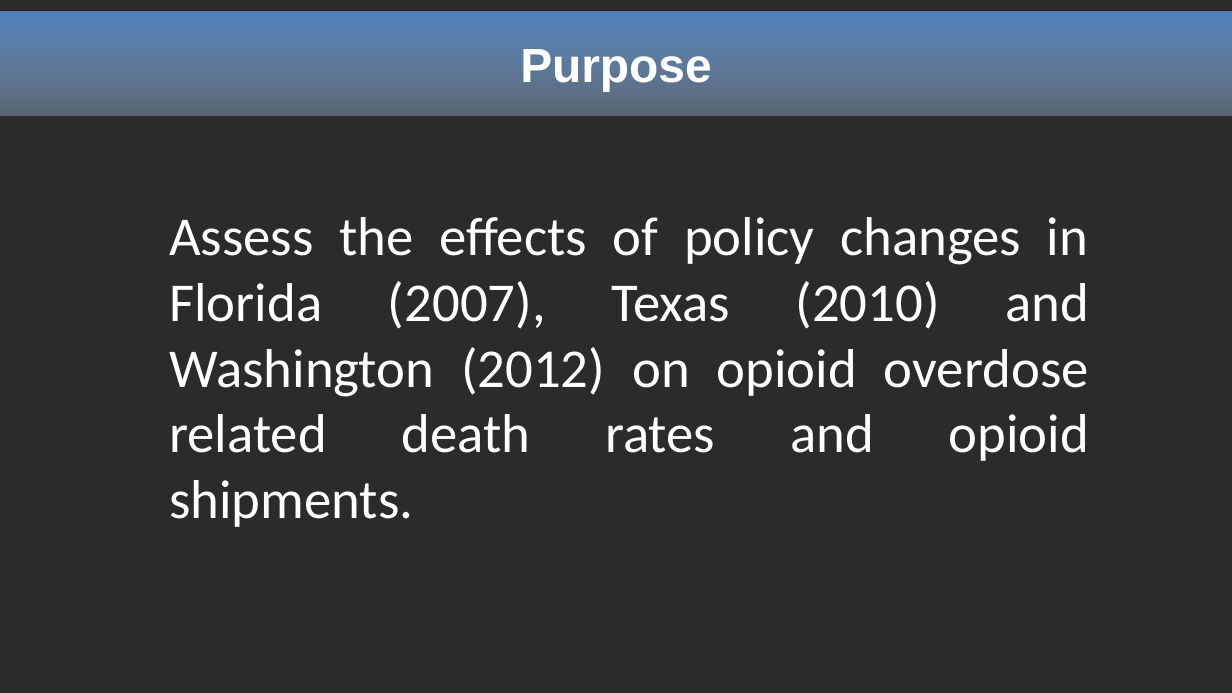
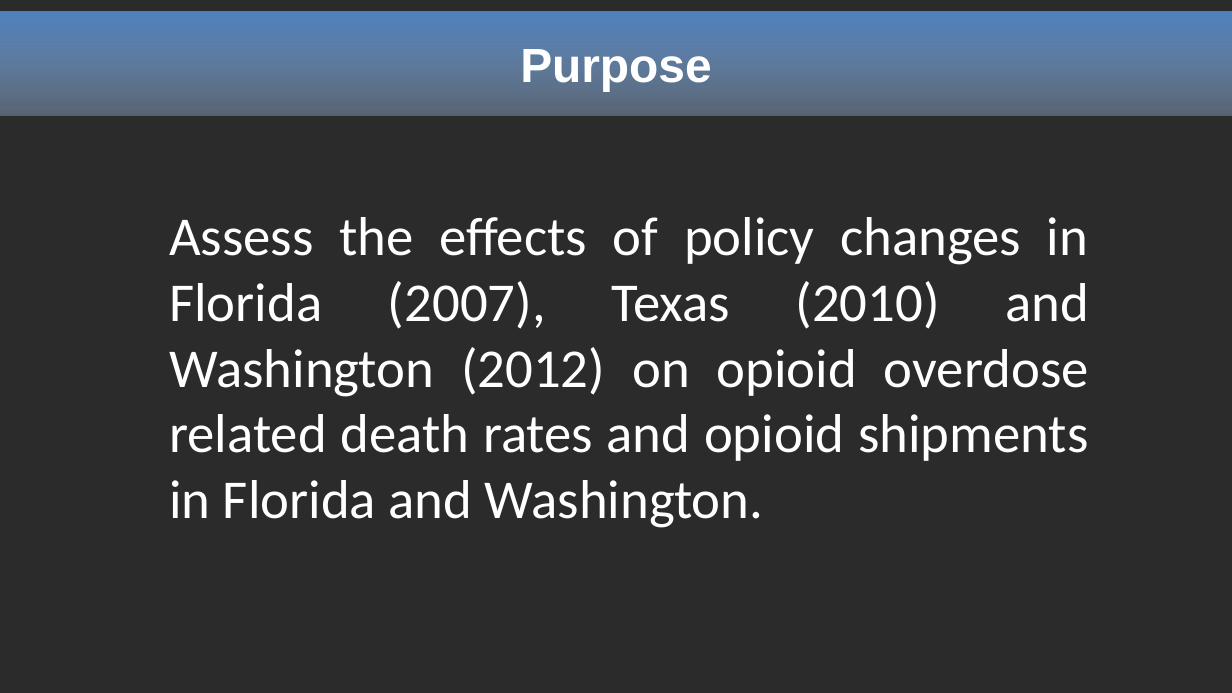
Before and after one commit to egmavis/pds2021-opioids-team-8-1, a slide deck: slide 3 of 40_docs/Presentation Team 8 Opioids.pptx. Drawn at 1232x693 pixels with LibreOffice and Linux fonts; fonts in the diff are those of the drawing; background and template pictures are left out; a plain dark background stands for a picture behind light text. Boxes give left, top, right and bottom in pixels: in the first picture for what was removed or moved away, otherwise in the second. Text is boxed around its words. In the diff, an @@ line names an element or a change of style, - is before the commit and + after.

```diff
--- a/40_docs/Presentation Team 8 Opioids.pptx
+++ b/40_docs/Presentation Team 8 Opioids.pptx
@@ text at (x1=169, y1=217, x2=1089, y2=528): text changed @@
-Assess the effects of policy changes in Florida (2007), Texas (2010) and Washington (2012) on opioid overdose related death rates and opioid shipments.
+Assess the effects of policy changes in Florida (2007), Texas (2010) and Washington (2012) on opioid overdose related death rates and opioid shipments in Florida and Washington.
```
Also in this commit, not shown: 2 other slides changed, 2 other files.
